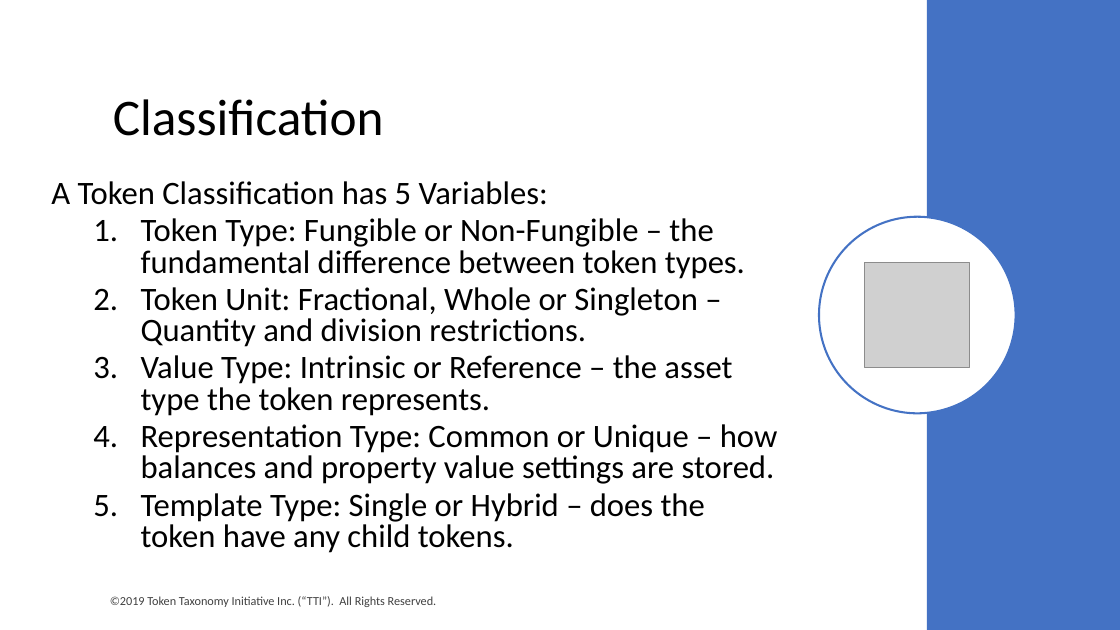
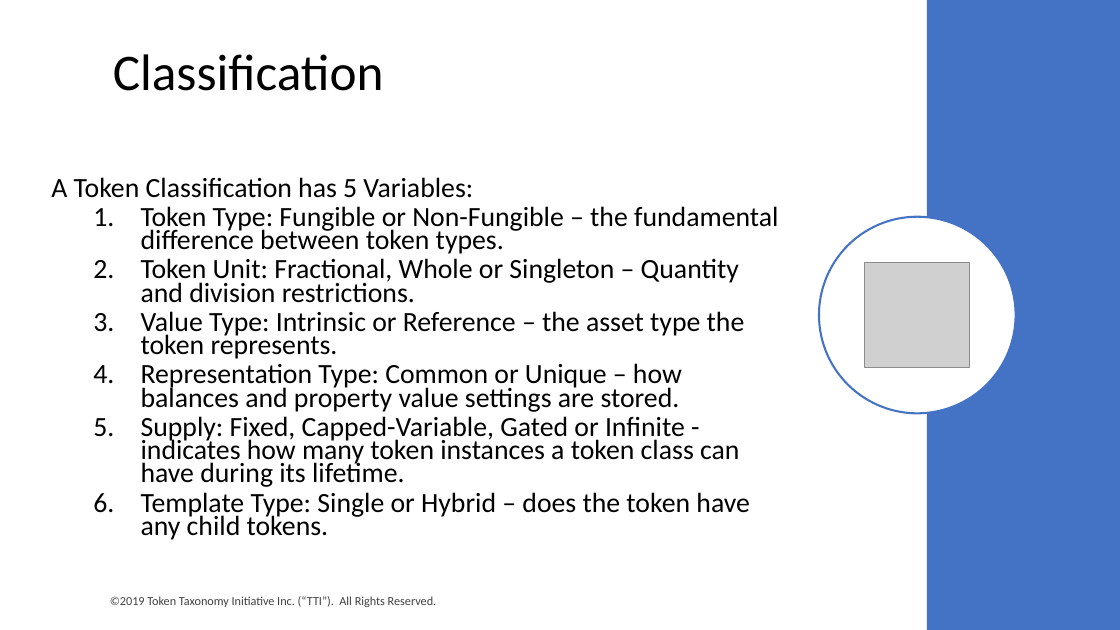
Before and after one commit to vipinsun/TokenTaxonomyFramework-pub, a slide deck: slide 18 of presentations/TTF-ForKids.pptx. Drawn at 1120x630 pixels with LibreOffice and Linux fonts; fonts in the diff are those of the drawing; grey boxes stand for pictures. Boxes give left, top, right and bottom in pixels: in the first picture for what was removed or moved away, otherwise in the second. Text is boxed around its words. In the diff, an @@ line names an element or a change of style, - is before the commit and + after.

Commit message:
Updates to slides

```diff
--- a/presentations/TTF-ForKids.pptx
+++ b/presentations/TTF-ForKids.pptx
@@ title "Classification" moved from (x1=113, y1=99, x2=384, y2=136) to (x1=113, y1=54, x2=384, y2=91) @@
@@ text at (x1=51, y1=177, x2=778, y2=540): size 28 to 23.8 pt in "A Token Classification has 5 Variables:", "Token Type: Fungible or Non-Fungible – the ...", "Token Unit: Fractional, Whole or Singleton – ...", "Value Type: Intrinsic or Reference – the ..." and 2 more places; line spacing 0.8 to 0.7 @@
@@ text at (x1=141, y1=416, x2=739, y2=487): paragraph added @@
+  5. Supply: Fixed, Capped-Variable, Gated or Infinite - indicates how many token instances a token class can have during its lifetime.
```
Also in this commit, not shown: 2 other files.
